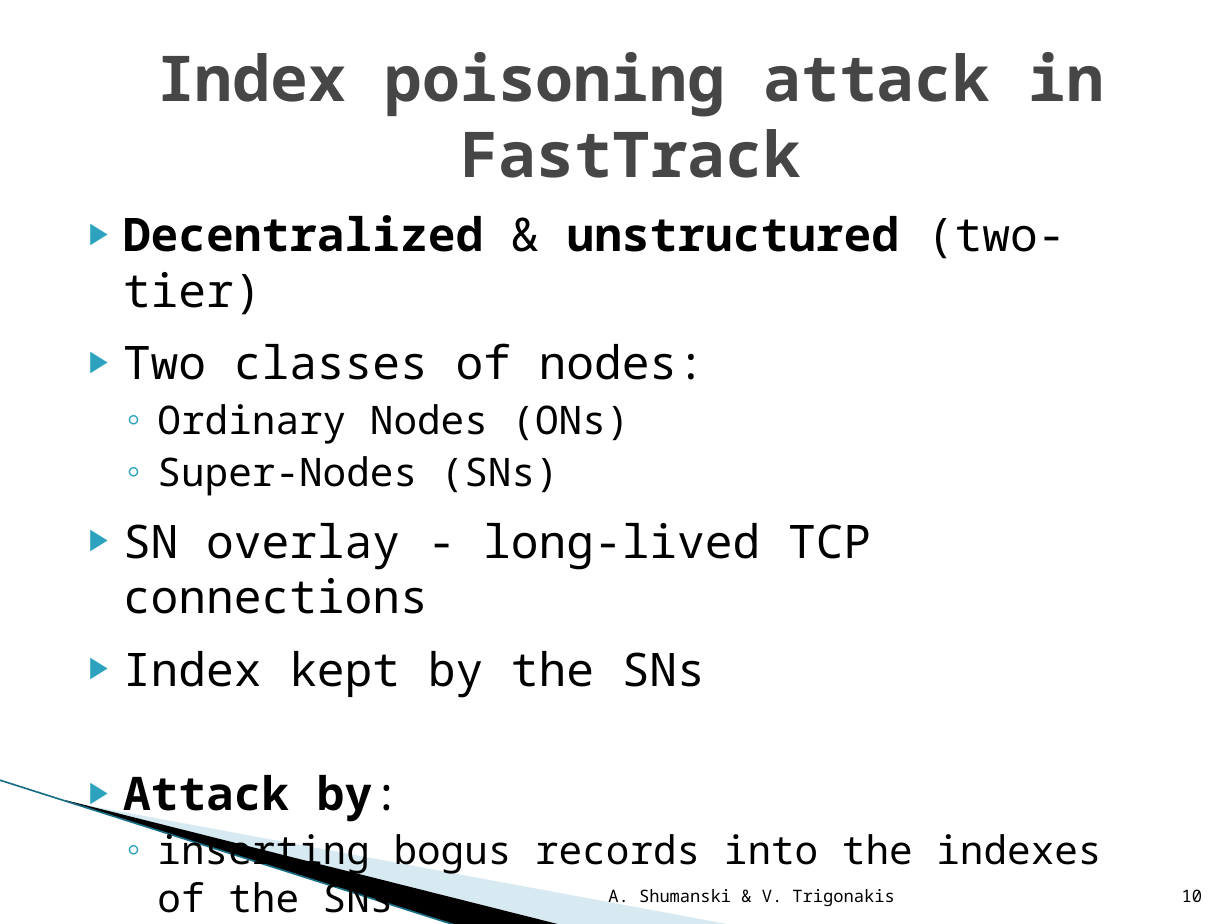
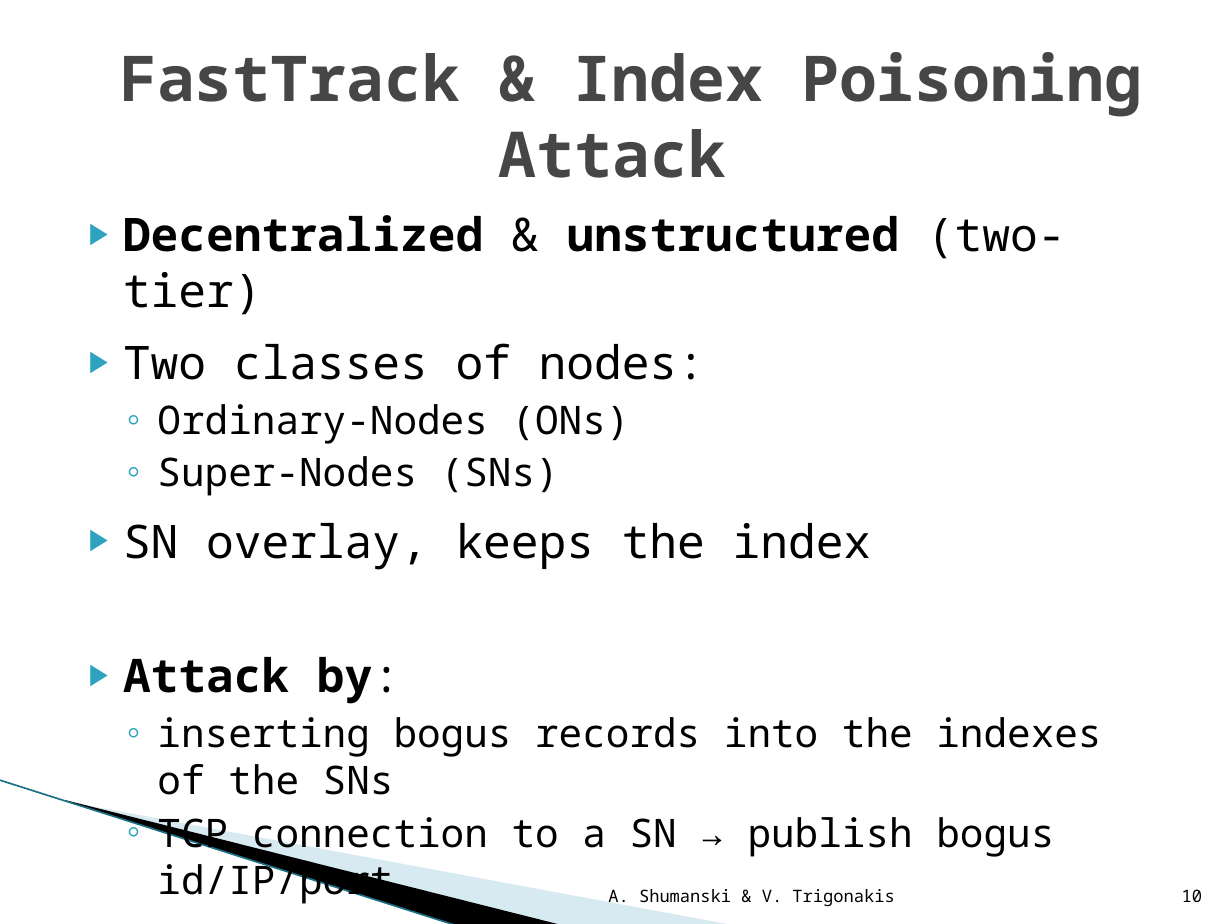
Before and after one commit to WinLAFS/kthsedsav, a slide deck: slide 10 of P2P/labs/documents/presentation/The Index Poisoning Attack in P2P File Sharing.pptx. Drawn at 1232x924 pixels with LibreOffice and Linux fonts; fonts in the diff are those of the drawing; background and template pictures are left out. Boxes give left, top, right and bottom in pixels: in the first picture for what was removed or moved away, otherwise in the second. Text is boxed around its words. In the diff, an @@ line names an element or a change of style, - is before the commit and + after.

```diff
--- a/P2P/labs/documents/presentation/The Index Poisoning Attack in P2P File Sharing.pptx
+++ b/P2P/labs/documents/presentation/The Index Poisoning Attack in P2P File Sharing.pptx
@@ title at (x1=119, y1=52, x2=1142, y2=178): text changed @@
-Index poisoning attack in FastTrack
+FastTrack & Index Poisoning Attack
@@ text at (x1=157, y1=404, x2=630, y2=444): text changed @@
-  ◦ Ordinary Nodes (ONs)
+  ◦ Ordinary-Nodes (ONs)
@@ text at (x1=123, y1=523, x2=872, y2=570): text changed @@
-▶ SN overlay - long-lived TCP connections
-▶ Index kept by the SNs
+▶ SN overlay, keeps the index
@@ text at (x1=157, y1=817, x2=1054, y2=905): paragraph added @@
+  ◦ TCP connection to a SN → publish bogus id/IP/port
```
Also in this commit, not shown: 17 other slides changed, 1 slide added, 2 other files.
